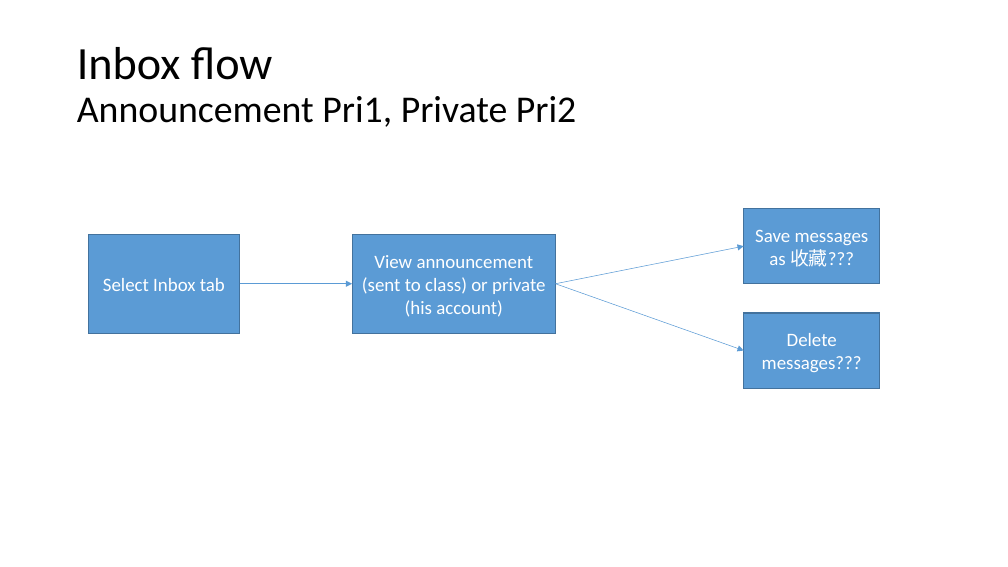
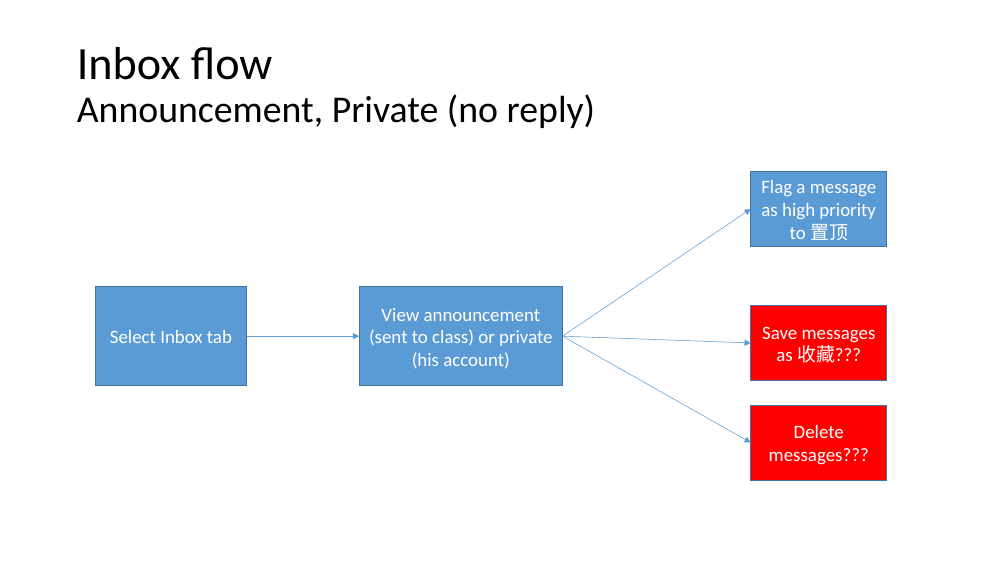
Before and after one commit to Wu-Fei/Parrot-Wireframe, a slide deck: slide 5 of Students flow.pptx. Drawn at 1008x567 pixels with LibreOffice and Linux fonts; fonts in the diff are those of the drawing. Boxes give left, top, right and bottom in pixels: in the first picture for what was removed or moved away, otherwise in the second. Text is boxed around its words. In the diff, an @@ line names an element or a change of style, - is before the commit and + after.

Commit message:
update student flow - first experience and classes

```diff
--- a/Students flow.pptx
+++ b/Students flow.pptx
@@ title at <box>77,47,595,128</box>: text changed @@
-Inbox flow
-Announcement Pri1, Private Pri2
+Inbox flow
+Announcement, Private (no reply)
@@ rectangle added at <box>751,172,887,247</box>, fill #5B9BD5, outline #43739E 1 pt, 18 pt, text #FFFFFF @@
+Flag a message as high priority to 置顶
@@ arrow added from (563, 337) to (751, 209), #5B9BD5 0.5 pt @@
@@ rectangle "Save messages as 收藏???" at <box>751,306,887,380</box>: fill #5B9BD5 to #FF0000 @@
@@ rectangle "Save messages as 收藏???": place and size @@
-rectangle "Save messages as 收藏???" at <box>744,209,880,284</box>
+rectangle "Save messages as 收藏???" at <box>751,306,887,380</box>
@@ 2 rectangles, 1 arrow: place and size @@
-2 rectangles, 1 arrow at <box>88,234,556,333</box>
+2 rectangles, 1 arrow at <box>95,287,563,386</box>
@@ arrow moved from (556, 284) - (744, 351) to (563, 337) - (751, 442) @@
@@ arrow moved from (556, 284) - (744, 247) to (563, 337) - (751, 343) @@
@@ rectangle "Delete messages???": place and size @@
-rectangle "Delete messages???" at <box>744,313,880,388</box>
+rectangle "Delete messages???" at <box>751,405,887,480</box>
@@ rectangle "Delete messages???" at <box>751,405,887,480</box>: fill #5B9BD5 to #FF0000 @@
```
Also in this commit, not shown: 5 other slides changed.
